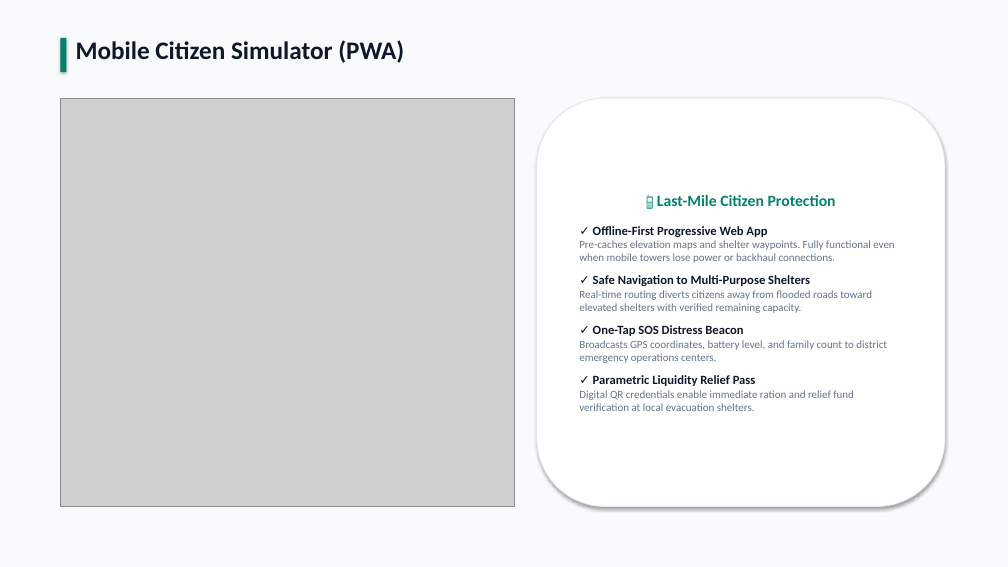
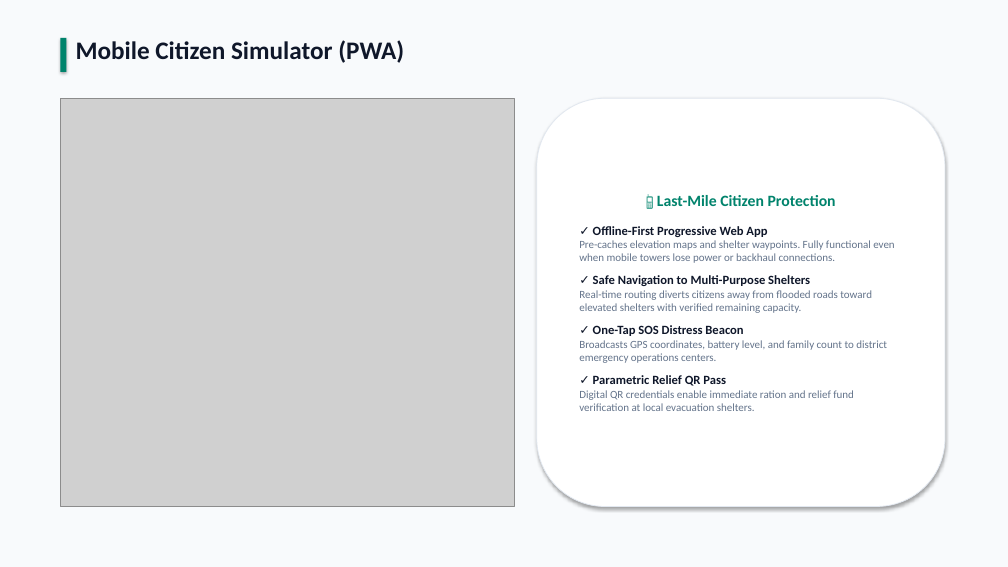
Before and after one commit to chiraghs/PRAHAR, a slide deck: slide 7 of pitch-deck/PRAHAR-Pitch-Deck.pptx. Drawn at 1008x567 pixels with LibreOffice and Linux fonts; fonts in the diff are those of the drawing; grey boxes stand for pictures. Boxes give left, top, right and bottom in pixels: in the first picture for what was removed or moved away, otherwise in the second. Text is boxed around its words. In the diff, an @@ line names an element or a change of style, - is before the commit and + after.

```diff
--- a/pitch-deck/PRAHAR-Pitch-Deck.pptx
+++ b/pitch-deck/PRAHAR-Pitch-Deck.pptx
@@ text in rounded rectangle at (593, 375, 726, 386): text changed @@
-✓ Parametric Liquidity Relief Pass
+✓ Parametric Relief QR Pass
```
Also in this commit, not shown: 1 slide added, 1 slide removed, 4 other files.
